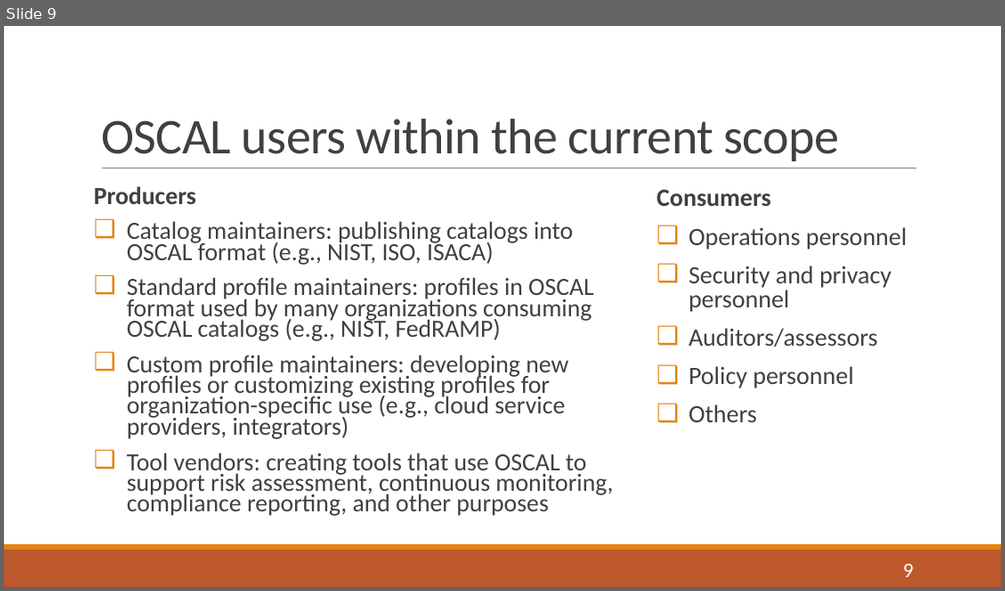
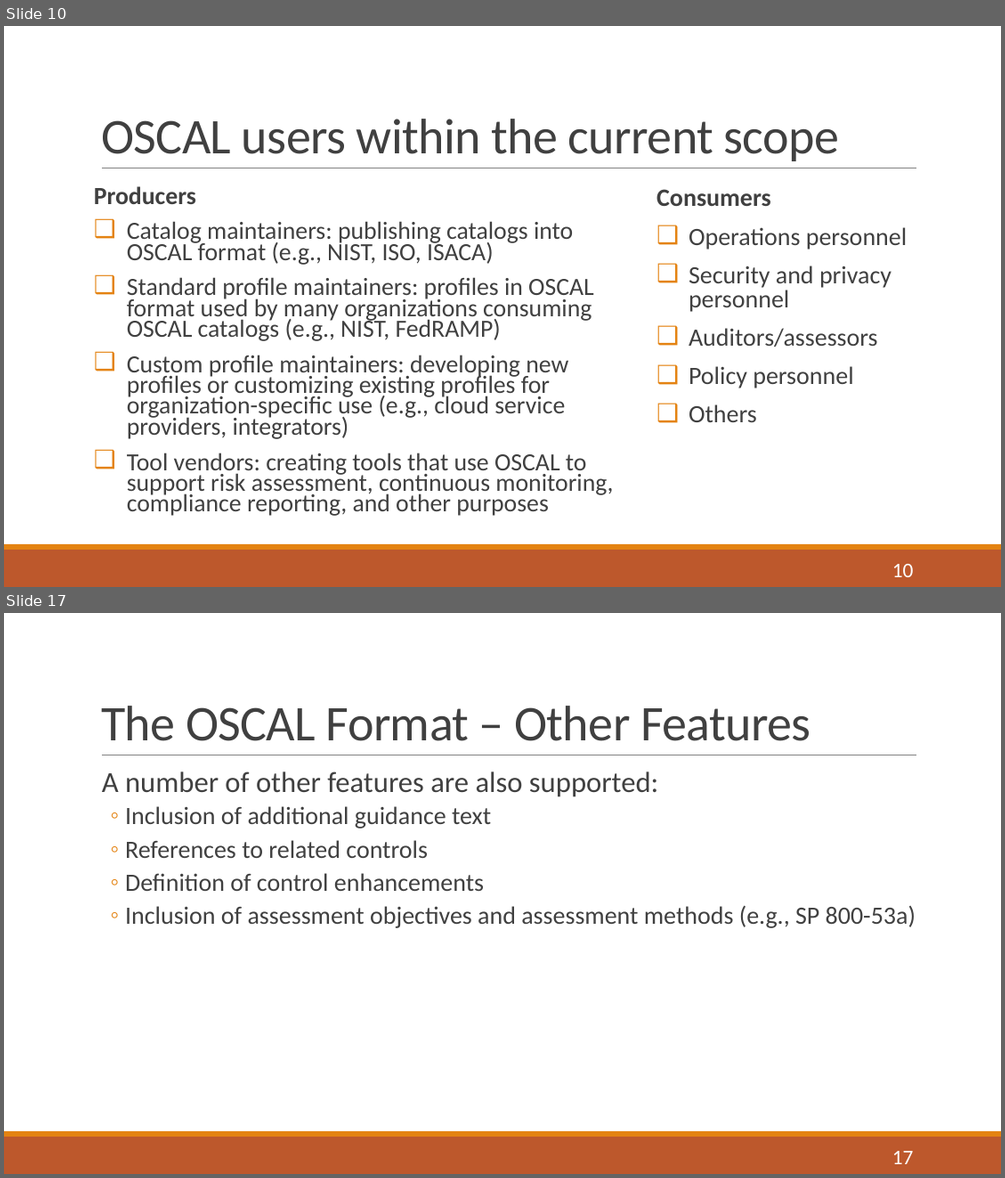
Before and after one commit to usnistgov/OSCAL, a slide deck: docs/presentations/OSCAL Overview 20170810 with draft notes.pptx. Shown one above the other, each under a label of ours: slide 9 before the commit, slides 10 and 17 after it; the slides between them are not shown. The pictures are 1005x591 and 1005x1178 pixels, drawn with LibreOffice and Linux fonts; fonts in the diff are those of the drawing. Boxes give left, top, right and bottom in pixels: in the first picture for what was removed or moved away, otherwise in the second. Text is boxed around its words. In the diff, an @@ line names an element or a change of style, - is before the commit and + after.

```diff
--- a/docs/presentations/OSCAL Overview 20170810 with draft notes.pptx
+++ b/docs/presentations/OSCAL Overview 20170810 with draft notes.pptx
@@ slide 17 added at <box>4,613,1001,1174</box>, background #FFFFFF; not listed: 3 template elements that a slide beside it also shows @@
@@ title added at <box>101,706,811,741</box>, 48 pt, text #404040 @@
+The OSCAL Format – Other Features
@@ text added at <box>102,771,915,928</box>, 24 pt, text #404040 @@
+  A number of other features are also supported:
+  ◦ Inclusion of additional guidance text
+  ◦ References to related controls
+  ◦ Definition of control enhancements
+  ◦ Inclusion of assessment objectives and assessment methods (e.g., SP 800-53a)
@@ page number added at <box>892,1151,914,1164</box>, 20 pt, text #FFFFFF @@
+17
@@ what was slide 9 is now slide 10 @@
@@ page number at <box>892,564,914,577</box>: text changed @@
-9
+10
```
Also in this commit, not shown: 14 slides changed, 3 other slides added, 1 other file.
